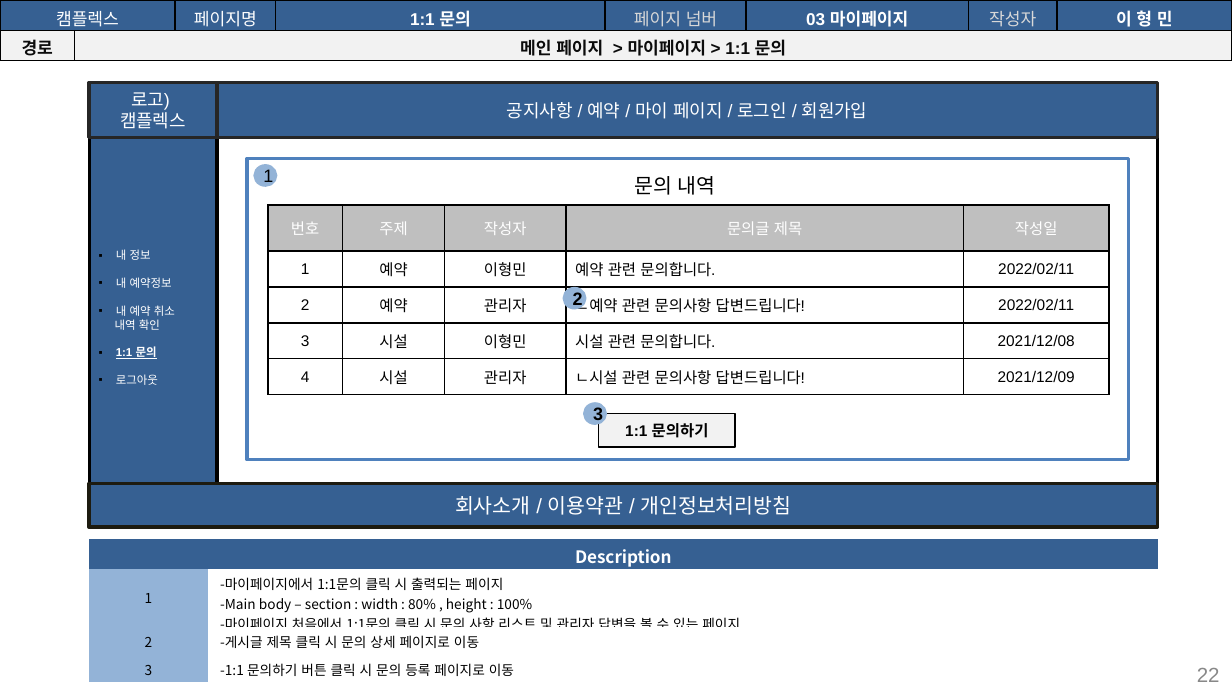
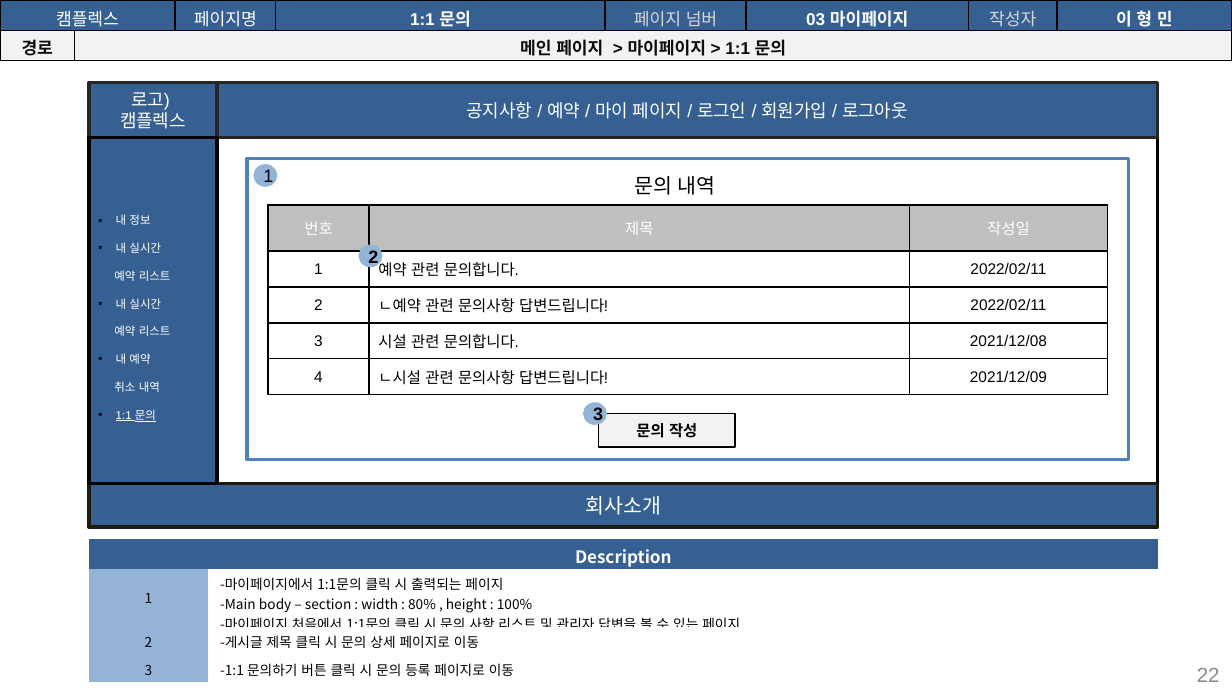
Before and after one commit to seoulsudal/CamFlexProject, a slide deck: slide 22 of 프로젝트 산출물/9. 스토리보드/캠플렉스 사용자_스토리보드.pptx. Drawn at 1232x693 pixels with LibreOffice and Linux fonts; fonts in the diff are those of the drawing. Boxes give left, top, right and bottom in pixels: in the first picture for what was removed or moved away, otherwise in the second. Text is boxed around its words. In the diff, an @@ line names an element or a change of style, - is before the commit and + after.

Commit message:
사용자 스토리보드 수정(회원 및 마이페이지 추가 수정 요망

```diff
--- a/프로젝트 산출물/9. 스토리보드/캠플렉스 사용자_스토리보드.pptx
+++ b/프로젝트 산출물/9. 스토리보드/캠플렉스 사용자_스토리보드.pptx
@@ text in rectangle at [467, 102, 908, 119]: text changed @@
-공지사항 / 예약 / 마이 페이지 / 로그인 / 회원가입
+공지사항 / 예약 / 마이 페이지 / 로그인 / 회원가입 / 로그아웃
@@ table at [267, 206, 1106, 395] @@
-column 2: 주제 | 예약 | 예약 | 시설 | 시설
-column 3: 작성자 | 이형민 | 관리자 | 이형민 | 관리자
-column 4: 문의글 제목 | 예약 관련 문의합니다. | ㄴ예약 관련 문의사항 답변드립니다! | 시설 관련 문의합니다. | ㄴ시설 관련 문의사항 답변드립니다!
+column 2: 제목 | 예약 관련 문의합니다. | ㄴ예약 관련 문의사항 답변드립니다! | 시설 관련 문의합니다. | ㄴ시설 관련 문의사항 답변드립니다!
@@ text in rectangle at [114, 242, 171, 392]: text changed @@
-▪ 내 예약정보
-▪ 내 예약 취소
-내역 확인
+▪ 내 실시간
+예약 리스트
+▪ 내 실시간
+예약 리스트
+▪ 내 예약
+취소 내역
@@ ellipse "2": place and size @@
-ellipse "2" at [564, 288, 585, 308]
+ellipse "2" at [360, 246, 381, 266]
@@ text in rectangle at [116, 374, 158, 385]: paragraph removed @@
-▪ 로그아웃
@@ text in rectangle at [116, 409, 156, 422]: bold off in "1:1 문의"; list level 1 to 2 in "1:1 문의" @@
@@ text in rectangle at [636, 423, 697, 438]: text changed @@
-1:1 문의하기
+문의 작성
@@ text in rectangle at [586, 496, 661, 515]: text changed @@
-회사소개 / 이용약관 / 개인정보처리방침
+회사소개
```
Also in this commit, not shown: 19 other slides changed, 3 slides added, 4 slides removed.
